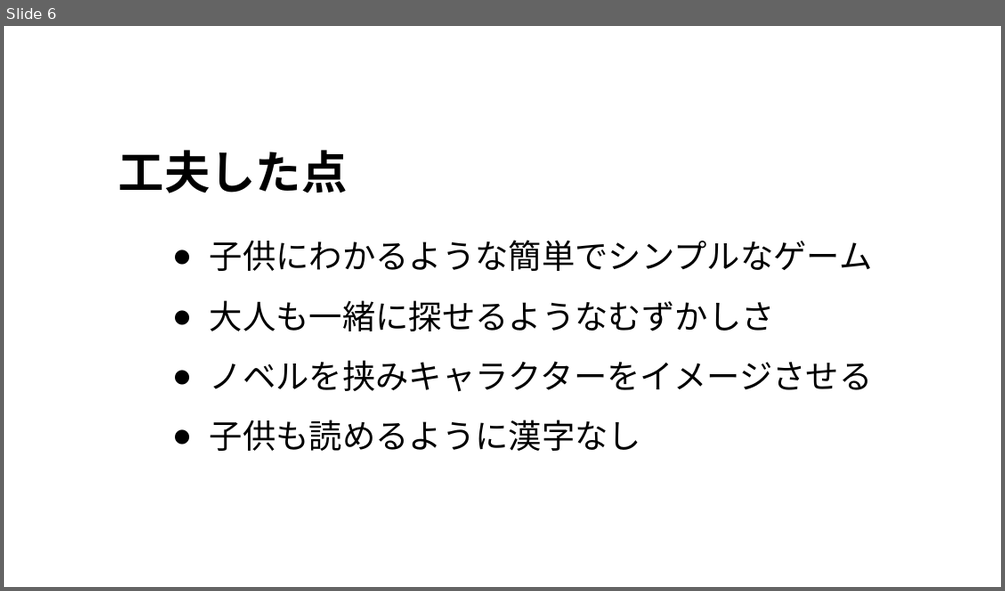
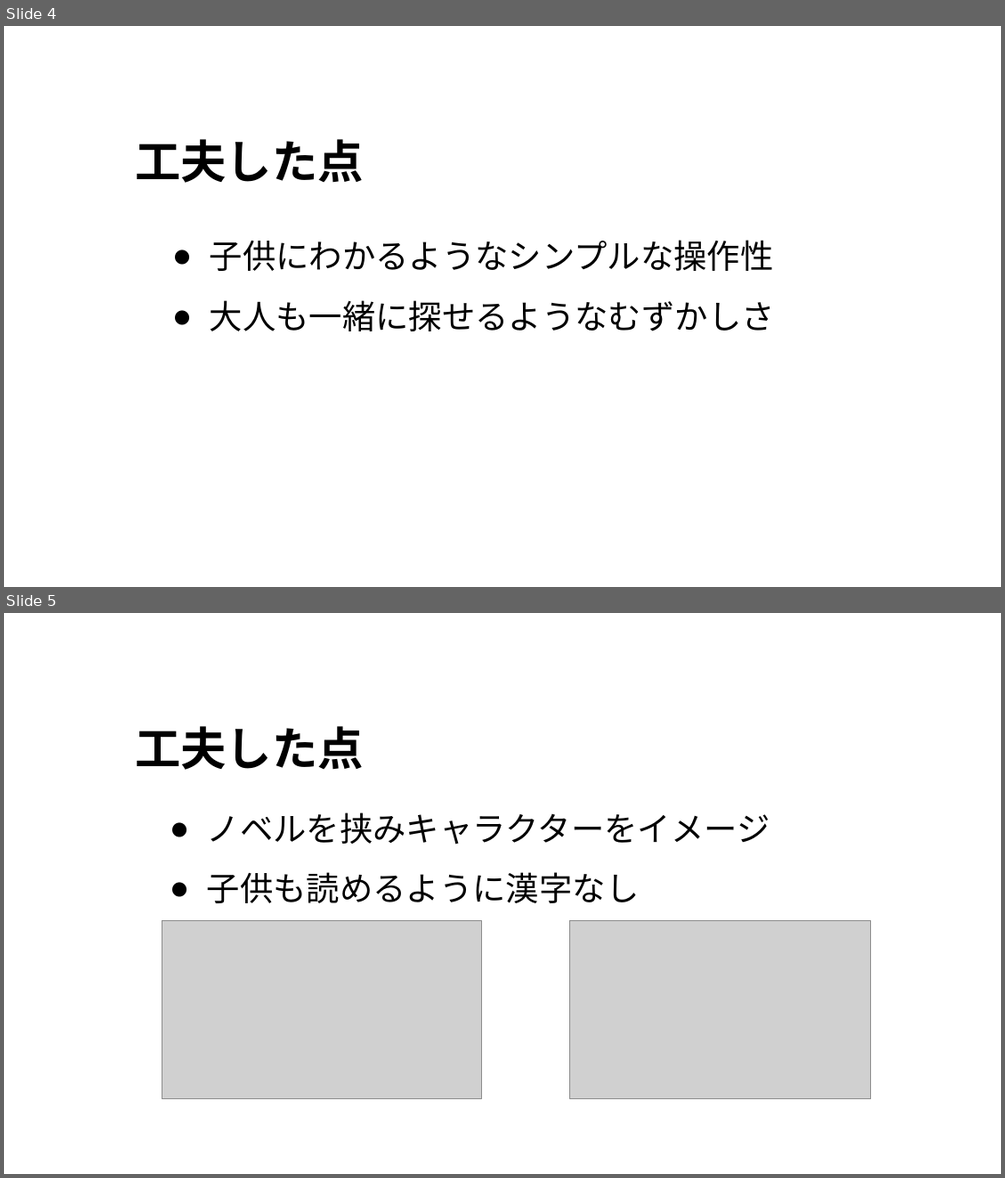
Before and after one commit to alto1412/Yokoari1207, a slide deck: よこありくんのプレゼンa.pptx. Shown one above the other, each under a label of ours: slide 6 before the commit, slides 4 and 5 after it. The pictures are 1005x591 and 1005x1178 pixels, drawn with LibreOffice and Linux fonts; fonts in the diff are those of the drawing; grey boxes stand for pictures; background and template pictures are left out. Boxes give left, top, right and bottom in pixels: in the first picture for what was removed or moved away, otherwise in the second. Text is boxed around its words. In the diff, an @@ line names an element or a change of style, - is before the commit and + after.

```diff
--- a/よこありくんのプレゼンa.pptx
+++ b/よこありくんのプレゼンa.pptx
@@ slide 5 added at bbox=[4, 613, 1001, 1174], background picture (left out) @@
@@ rectangle added at bbox=[19, 634, 987, 1141], fill #FFFFFF at 70% opacity, outline #FFFFFF 1 pt @@
@@ title added at bbox=[135, 726, 364, 770], 44 pt, text #000000, bold @@
+工夫した点
@@ text added at bbox=[207, 812, 770, 903], 32 pt, text #000000 @@
+● ノベルを挟みキャラクターをイメージ
+● 子供も読めるように漢字なし
@@ picture added at bbox=[162, 920, 482, 1098] @@
@@ picture added at bbox=[570, 920, 871, 1098] @@
@@ what was slide 6 is now slide 4 @@
@@ slide 4 changed as well @@
@@ title "工夫した点": place and size @@
-title "工夫した点" at bbox=[119, 150, 348, 193]
+title "工夫した点" at bbox=[135, 139, 364, 183]
@@ text at bbox=[210, 240, 774, 271]: text changed @@
-● 子供にわかるような簡単でシンプルなゲーム
+● 子供にわかるようなシンプルな操作性
@@ text at bbox=[210, 360, 873, 451]: paragraphs removed @@
-● ノベルを挟みキャラクターをイメージさせる
-● 子供も読めるように漢字なし
```
Also in this commit, not shown: 6 other slides changed, 2 slides removed, 1 other file.
